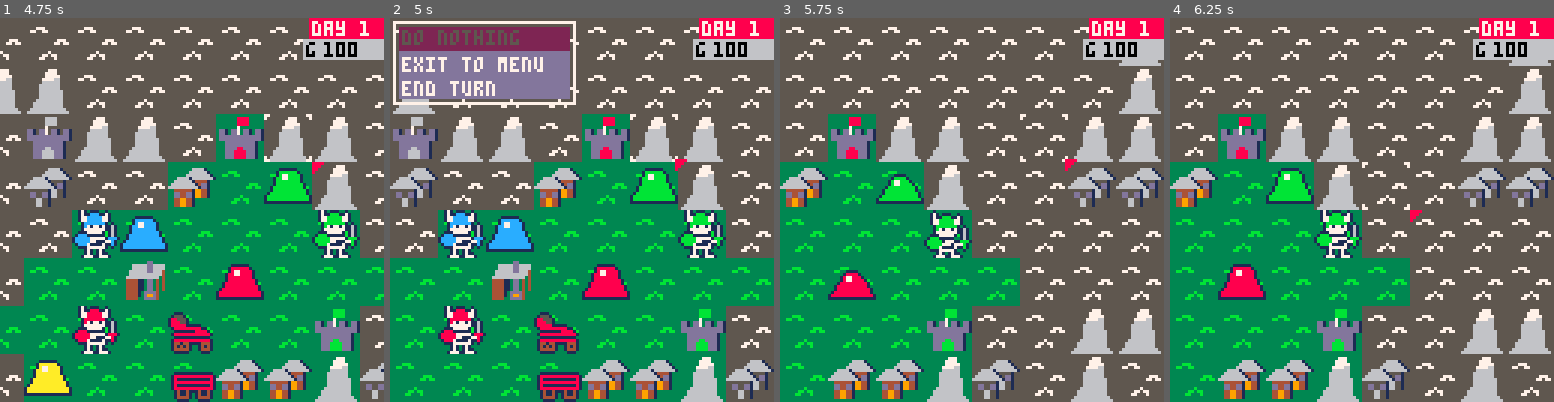
Above: before the commit, frames 1-4 (left to right).
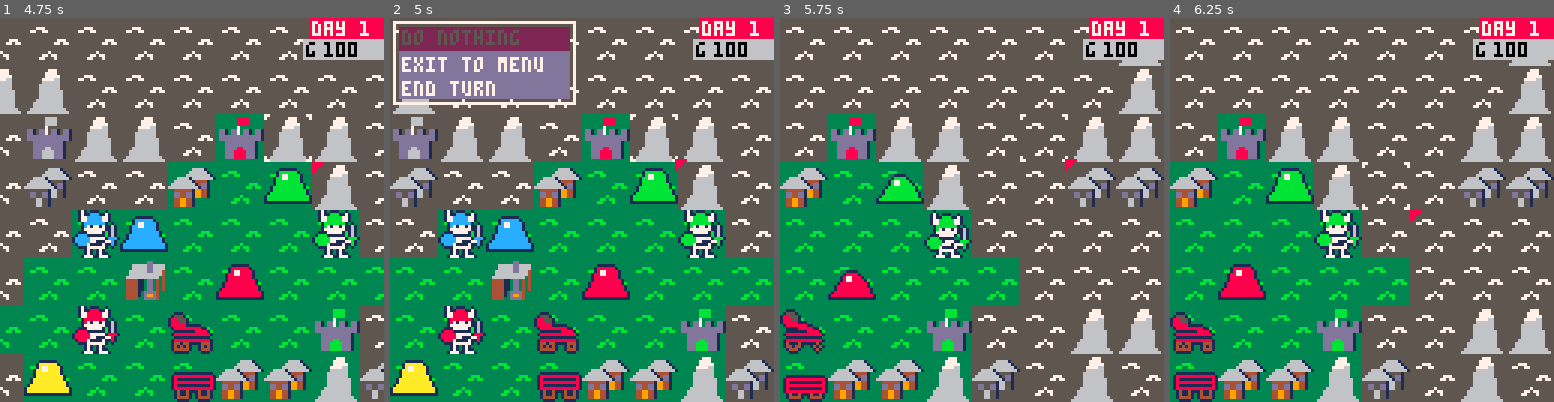
Above: after the commit, the same moments.

Repository: Cuttleshock/PICO-8-projects
Game: PICO-8 cartridge wars.p8
Two runs of this game, one before a commit and one after it. Both use one fixed random seed, a clock stepped at 60 frames per second and the inputs below.
Inputs:
- Up to frame 1 (4.75 s): tap X (X key) at 0.33, 0.7, 1.43, 2.58, 3.1, 3.62, 4.13, 4.65 s; tap O (Z key) at 1.07, 1.8, 2.43, 3.07, 3.7, 4.33 s; hold Right 2.33-3.33 s; hold Right 3.38-4.22 s; hold Up 4.27-4.67 s; hold Right from 4.72 s (still down)
- Up to frame 2 (5 s): keep holding Right; tap O (Z key) at 4.97 s
- Up to frame 3 (5.75 s): tap X (X key) at 5.17, 5.68 s; tap O (Z key) at 5.6 s; release Right at 5.72 s
- Up to frame 4 (6.25 s): hold Down 5.77-6.1 s; hold Left from 6.15 s (still down); tap X (X key) at 6.2 s; tap O (Z key) at 6.23 s

Frame 1 is identical in both runs. In frame 2, 0.9% of the frame differs, in the area x 0-13%, y 89-99%; in frame 3, 1.6%; in frame 4, 1.7%, in the area x 0-13%, y 76-100%.

Commit message:
Fix off-by-one bug in on_screen

Diff:
--- a/wars.p8
+++ b/wars.p8
@@ -1044,7 +1044,7 @@
 -- draw methods
 
 function on_screen(x,y)
-	return ceil(x)>cam_x and flr(x)<cam_x+128 and ceil(y)>cam_y and flr(y)<cam_y+128
+	return ceil(x)>=cam_x and flr(x)<cam_x+128 and ceil(y)>=cam_y and flr(y)<cam_y+128
 end
 
 function draw_map()
